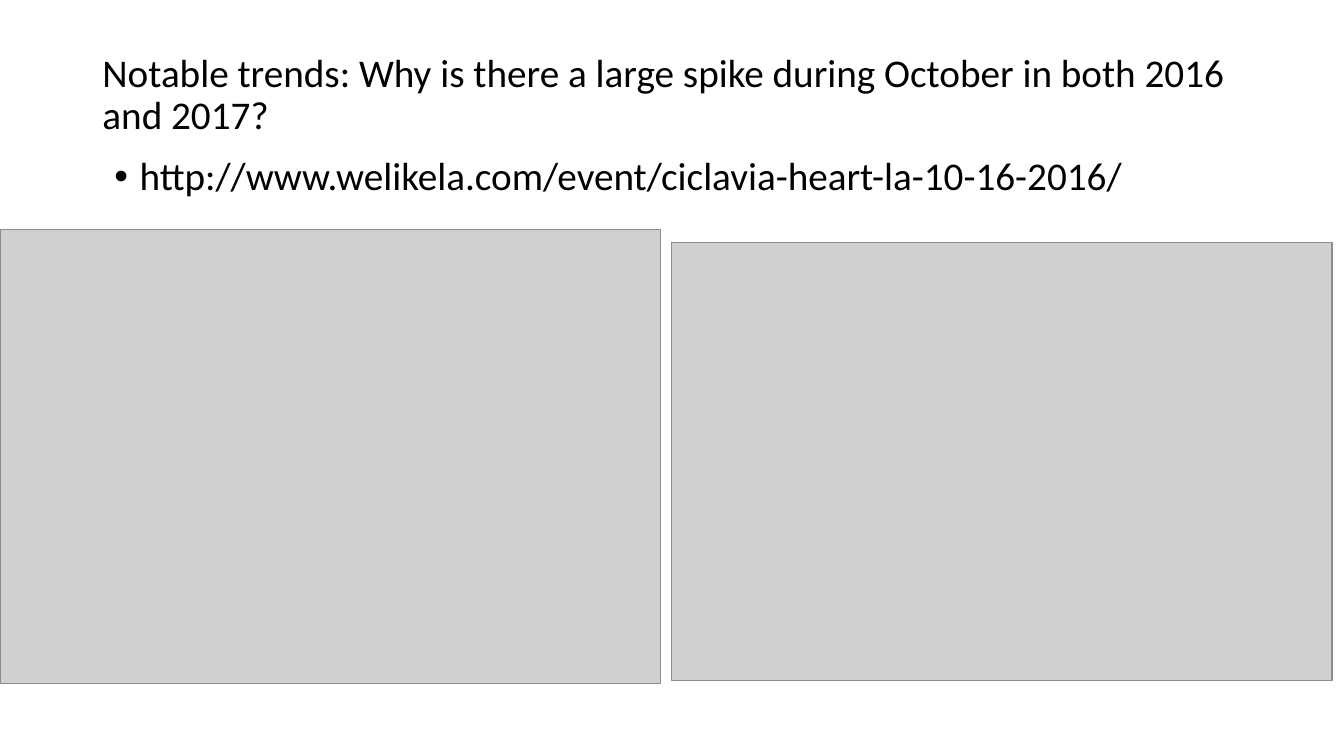
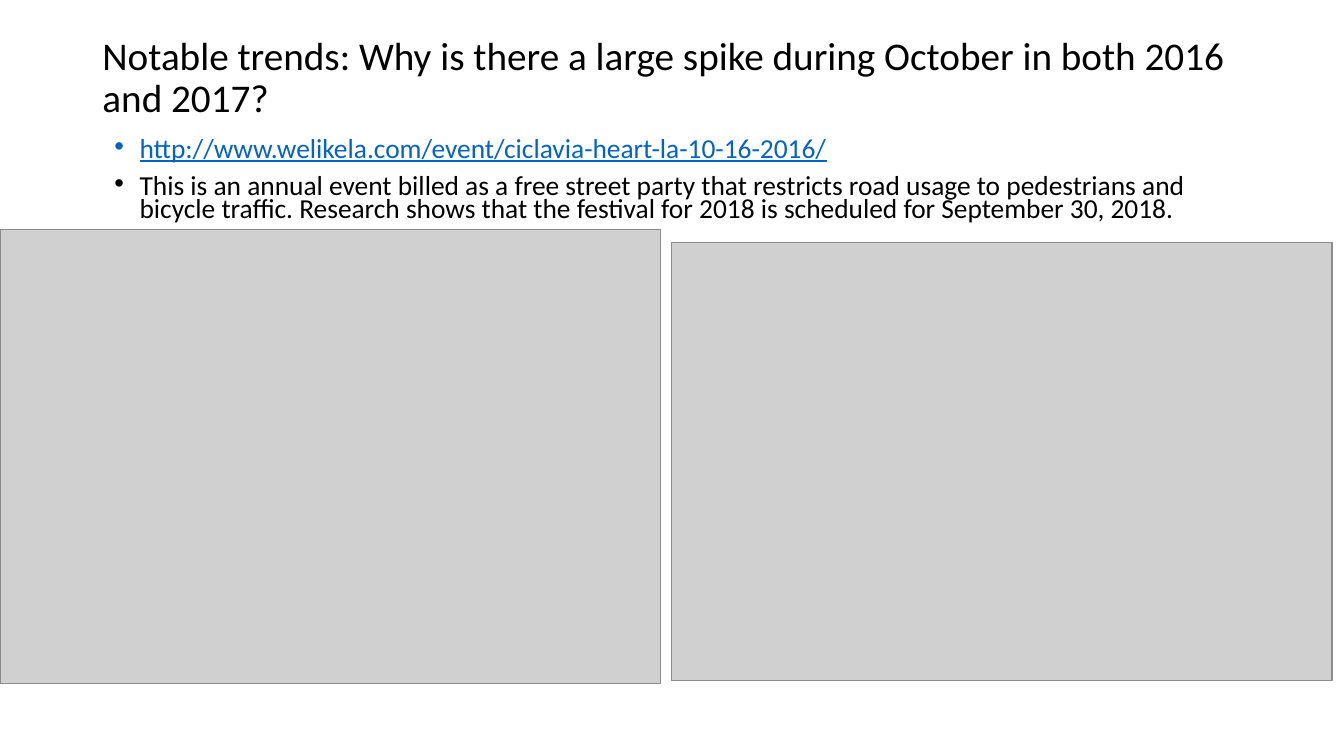
Before and after one commit to sqweets/Project1-LA-Bike_Share, a slide deck: slide 7 of If We Ran a Bike Sharing Company.pptx (slide 8 before the commit). Drawn at 1344x756 pixels with LibreOffice and Linux fonts; fonts in the diff are those of the drawing; grey boxes stand for pictures. Boxes give left, top, right and bottom in pixels: in the first picture for what was removed or moved away, otherwise in the second. Text is boxed around its words. In the diff, an @@ line names an element or a change of style, - is before the commit and + after.

```diff
--- a/If We Ran a Bike Sharing Company.pptx
+++ b/If We Ran a Bike Sharing Company.pptx
@@ title "Notable trends: Why is there ...": place and size @@
-title "Notable trends: Why is there ..." at [102,59,1224,130]
+title "Notable trends: Why is there ..." at [102,42,1224,113]
@@ text "http://www.welikela.com/event/ciclavia-heart-la-10-16-2016/": place and size @@
-text "http://www.welikela.com/event/ciclavia-heart-la-10-16-2016/" at [140,162,1122,197]
+text "http://www.welikela.com/event/ciclavia-heart-la-10-16-2016/" at [140,139,1184,223]
@@ text at [140,139,826,163]: size 28 to 19.6 pt, text colour #000000 to #0563C1, underline on in "http://www.welikela.com/event/ciclavia-heart-la-10-16-2016/"; line spacing 0.9 to 0.7 @@
@@ text at [140,176,1184,223]: paragraph added @@
+• This is an annual event billed as a free street party that restricts road usage to pedestrians and bicycle traffic. Research shows that the festival for 2018 is scheduled for September 30, 2018.
```
Also in this commit, not shown: 2 other slides changed, 1 slide added.
